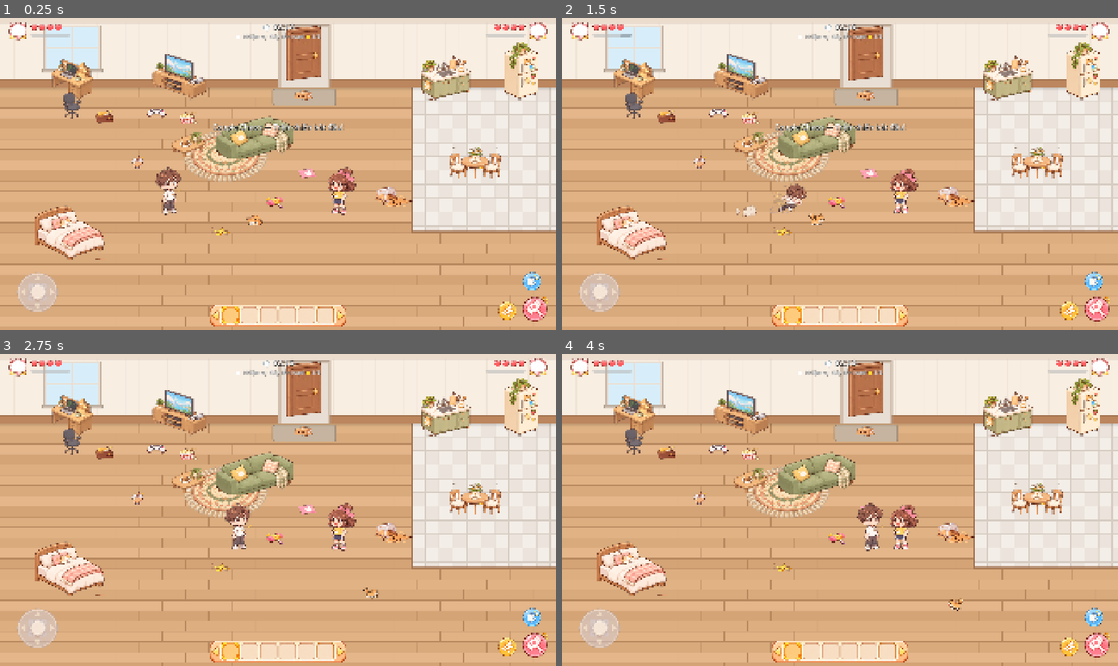
Above: before the commit, frames 1-4 (two rows, left to right).
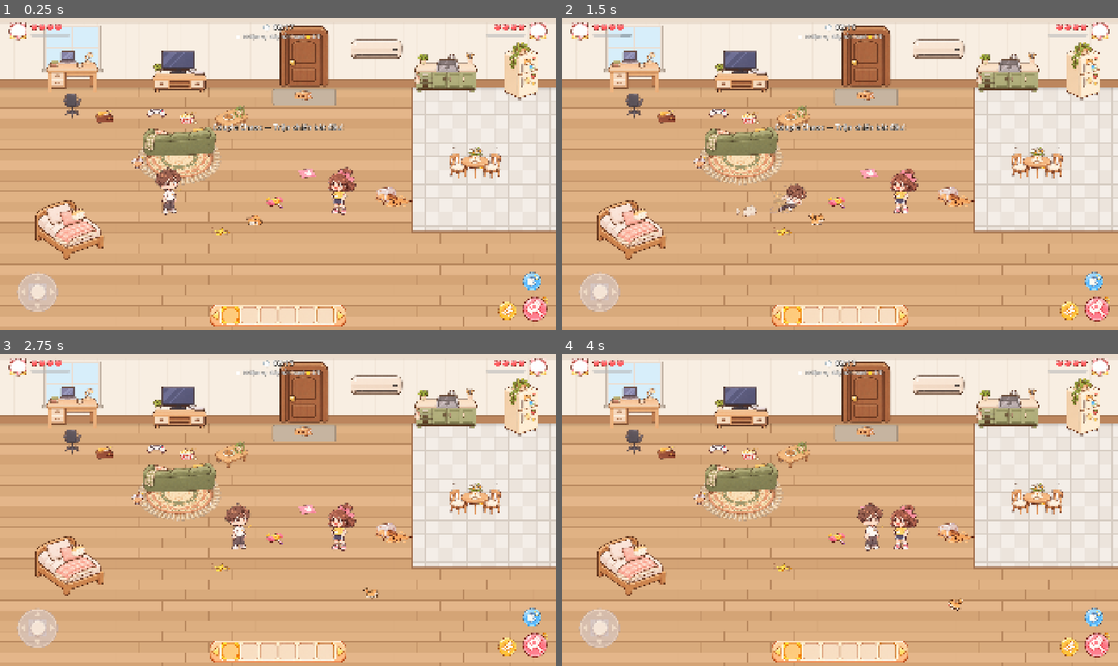
Above: after the commit, the same moments.

Repository: thanh-pham2k/couple-chaos
Game: Godot game, scene res://scenes/arena.tscn
Same seed, same stepped clock (60 frames per second), same inputs: the game is played once before the commit and once after it.
Inputs (mouse positions are in pixels of both pictures, inside the frame that each line leads up to):
- Up to frame 1 (0.25 s): no input
- Up to frame 2 (1.5 s): click (1095, 308) at 0.5 s; click (1067, 311) at 1.25 s
- Up to frame 3 (2.75 s): click (533, 616) at 2 s
- Up to frame 4 (4 s): move the mouse to (962, 494) at 2.77 s; hold D 2.78-3.5 s; click (962, 494) at 2.92 s; drag from (728, 525) to (967, 612) at 3.52 s

The runs differ from the first frame. In frame 1, 9.4% of the frame differs, in the area x 6-86%, y 2-78%; in frame 2, 9.5%; in frame 3, 9.6%; in frame 4, 9.6%.

Commit message:
Align modular furniture with room walls

Diff:
--- a/project.godot
+++ b/project.godot
@@ -50,8 +50,7 @@
 }
 p1_dash={
 "deadzone": 0.5,
-"events": [Object(InputEventKey,"resource_local_to_scene":fa …(140 unchanged characters)… d":false,"keycode":0,"physical_keycode":4194325,"key_label":0,"unicode":0,"echo":false,"script":null),
-Object(InputEventKey,"resource_local_to_scene":false,"resource_name":"","device":-1,"window_id":0,"alt_pressed":false,"shift_pressed":false,"ctrl_pressed":false,"meta_pressed":false,"pressed":false,"keycode":0,"physical_keycode":32,"key_label":0,"unicode":32,"echo":false,"script":null)
+"events": [Object(InputEventKey,"resource_local_to_scene":fa …(140 unchanged characters)… d":false,"keycode":0,"physical_keycode":32,"key_label":0,"unicode":32,"echo":false,"script":null)
 ]
 }
 p1_grab={
--- /dev/null
+++ b/scenes/aircon_front.tscn
@@ -0,0 +1,27 @@
+[gd_scene load_steps=5 format=3]
+
+[ext_resource type="Texture2D" path="res://assets/furniture/modular/front_aircon/body.png" id="1"]
+[ext_resource type="Texture2D" path="res://assets/furniture/modular/front_aircon/louver.png" id="2"]
+[ext_resource type="Texture2D" path="res://assets/furniture/modular/front_aircon/display.png" id="3"]
+[ext_resource type="Texture2D" path="res://assets/furniture/modular/front_aircon/remote.png" id="4"]
+
+[node name="WallAircon" type="Node2D"]
+
+[node name="Body" type="Sprite2D" parent="."]
+position = Vector2(0, -34.5)
+texture = ExtResource("1")
+
+[node name="Louver" type="Sprite2D" parent="."]
+visible = false
+position = Vector2(0, -15)
+texture = ExtResource("2")
+
+[node name="Display" type="Sprite2D" parent="."]
+visible = false
+position = Vector2(60, -35)
+texture = ExtResource("3")
+
+[node name="Remote" type="Sprite2D" parent="."]
+visible = false
+position = Vector2(115, -20)
+texture = ExtResource("4")
--- /dev/null
+++ b/scenes/aircon_modular.tscn
@@ -0,0 +1,27 @@
+[gd_scene load_steps=5 format=3]
+
+[ext_resource type="Texture2D" path="res://assets/furniture/modular/aircon_body.png" id="1_body"]
+[ext_resource type="Texture2D" path="res://assets/furniture/modular/aircon_louver.png" id="2_louver"]
+[ext_resource type="Texture2D" path="res://assets/furniture/modular/aircon_display.png" id="3_display"]
+[ext_resource type="Texture2D" path="res://assets/furniture/modular/aircon_remote.png" id="4_remote"]
+
+[node name="WallAircon" type="Node2D"]
+
+[node name="Body" type="Sprite2D" parent="."]
+position = Vector2(0, -51)
+texture = ExtResource("1_body")
+
+[node name="Louver" type="Sprite2D" parent="."]
+visible = false
+position = Vector2(-12, -25)
+texture = ExtResource("2_louver")
+
+[node name="Display" type="Sprite2D" parent="."]
+visible = false
+position = Vector2(38, -48)
+texture = ExtResource("3_display")
+
+[node name="Remote" type="Sprite2D" parent="."]
+visible = false
+position = Vector2(115, -25)
+texture = ExtResource("4_remote")
--- a/scenes/arena.tscn
+++ b/scenes/arena.tscn
@@ -9,10 +9,10 @@
 [ext_resource type="PackedScene" path="res://scenes/hud.tscn" id="7_hud"]
 [ext_resource type="PackedScene" path="res://scenes/touch_controls.tscn" id="8_touch"]
 
-[ext_resource type="Texture2D" path="res://assets/furniture/sofa.png" id="9_sofa"]
+[ext_resource type="Texture2D" path="res://assets/furniture/sofa_back.png" id="9_sofa"]
 [ext_resource type="Texture2D" path="res://assets/furniture/coffee_table.png" id="10_table"]
 [ext_resource type="Texture2D" path="res://assets/furniture/workstation.png" id="11_desk"]
-[ext_resource type="Texture2D" path="res://assets/furniture/office_chair.png" id="12_chair"]
+[ext_resource type="Texture2D" path="res://assets/furniture/office_chair_back.png" id="12_chair"]
 [ext_resource type="Texture2D" path="res://assets/furniture/tv_console.png" id="13_tv"]
 [ext_resource type="Texture2D" path="res://assets/furniture/rug.png" id="14_rug"]
 [ext_resource type="Texture2D" path="res://assets/furniture/fridge.png" id="15_fridge"]
@@ -20,6 +20,16 @@
 [ext_resource type="Texture2D" path="res://assets/furniture/counter.png" id="17_counter"]
 [ext_resource type="Texture2D" path="res://assets/furniture/dining_set.png" id="18_dining"]
 [ext_resource type="Texture2D" path="res://assets/furniture/entryway.png" id="19_door"]
+[ext_resource type="PackedScene" path="res://scenes/workstation_front.tscn" id="20_work"]
+[ext_resource type="PackedScene" path="res://scenes/tv_front.tscn" id="21_tv"]
+[ext_resource type="PackedScene" path="res://scenes/counter_front.tscn" id="22_counter"]
+[ext_resource type="PackedScene" path="res://scenes/bed_modular.tscn" id="23_bed"]
+[ext_resource type="PackedScene" path="res://scenes/door_modular.tscn" id="24_door"]
+[ext_resource type="PackedScene" path="res://scenes/aircon_front.tscn" id="25_aircon"]
+
+[sub_resource type="AtlasTexture" id="WallPatch"]
+atlas = ExtResource("2_bg")
+region = Rect2(1150, 24, 184, 218)
 
 [sub_resource type="RectangleShape2D" id="Wall_H"]
 size = Vector2(1920, 40)
@@ -56,6 +66,14 @@
 position = Vector2(960, 540)
 texture = ExtResource("2_bg")
 
+[node name="DoorWallPatch" type="Sprite2D" parent="."]
+z_index = -9
+position = Vector2(1050, 133)
+texture = SubResource("WallPatch")
+
+[node name="Aircon" parent="." instance=ExtResource("25_aircon")]
+position = Vector2(1300, 145)
+
 [node name="Boundaries" type="StaticBody2D" parent="."]
 collision_layer = 1
 collision_mask = 2
@@ -81,17 +99,15 @@
 
 [node name="Rug" type="Sprite2D" parent="YSortArena"]
 z_index = -1
-position = Vector2(780, 480)
+position = Vector2(620, 490)
 texture = ExtResource("14_rug")
 
 [node name="Workstation" type="StaticBody2D" parent="YSortArena"]
-position = Vector2(250, 285)
-collision_layer = 1
-collision_mask = 2
-
-[node name="Sprite2D" type="Sprite2D" parent="YSortArena/Workstation"]
-position = Vector2(0, -70)
-texture = ExtResource("11_desk")
+position = Vector2(250, 260)
+collision_layer = 1
+collision_mask = 2
+
+[node name="Visual" parent="YSortArena/Workstation" instance=ExtResource("20_work")]
 
 [node name="CollisionShape2D" type="CollisionShape2D" parent="YSortArena/Workstation"]
 position = Vector2(0, -20)
@@ -111,33 +127,22 @@
 shape = SubResource("Shape_Chair")
 
 [node name="TVConsole" type="StaticBody2D" parent="YSortArena"]
-position = Vector2(620, 285)
-collision_layer = 1
-collision_mask = 2
-
-[node name="Sprite2D" type="Sprite2D" parent="YSortArena/TVConsole"]
-position = Vector2(0, -80)
-texture = ExtResource("13_tv")
+position = Vector2(620, 260)
+collision_layer = 1
+collision_mask = 2
+
+[node name="Visual" parent="YSortArena/TVConsole" instance=ExtResource("21_tv")]
 
 [node name="CollisionShape2D" type="CollisionShape2D" parent="YSortArena/TVConsole"]
 position = Vector2(0, -20)
 shape = SubResource("Shape_Desk")
 
-[node name="Entryway" type="StaticBody2D" parent="YSortArena"]
-position = Vector2(1050, 220)
-collision_layer = 1
-collision_mask = 2
-
-[node name="Sprite2D" type="Sprite2D" parent="YSortArena/Entryway"]
-position = Vector2(0, -95)
-texture = ExtResource("19_door")
-
-[node name="CollisionShape2D" type="CollisionShape2D" parent="YSortArena/Entryway"]
-position = Vector2(0, -20)
-shape = SubResource("Shape_Table")
+[node name="Entryway" parent="YSortArena" instance=ExtResource("24_door")]
+position = Vector2(1050, 240)
+scale = Vector2(1.12, 1.12)
 
 [node name="CoffeeTable" type="StaticBody2D" parent="YSortArena"]
-position = Vector2(650, 485)
+position = Vector2(800, 395)
 collision_layer = 1
 collision_mask = 2
 
@@ -150,7 +155,7 @@
 shape = SubResource("Shape_Table")
 
 [node name="Sofa" type="StaticBody2D" parent="YSortArena"]
-position = Vector2(880, 490)
+position = Vector2(620, 490)
 collision_layer = 1
 collision_mask = 2
 
@@ -162,31 +167,11 @@
 position = Vector2(0, -22)
 shape = SubResource("Shape_Sofa")
 
-[node name="Bed" type="StaticBody2D" parent="YSortArena"]
+[node name="Bed" parent="YSortArena" instance=ExtResource("23_bed")]
 position = Vector2(240, 840)
-collision_layer = 1
-collision_mask = 2
-
-[node name="Sprite2D" type="Sprite2D" parent="YSortArena/Bed"]
-position = Vector2(0, -120)
-texture = ExtResource("16_bed")
-
-[node name="CollisionShape2D" type="CollisionShape2D" parent="YSortArena/Bed"]
-position = Vector2(0, -65)
-shape = SubResource("Shape_Bed")
-
-[node name="Counter" type="StaticBody2D" parent="YSortArena"]
-position = Vector2(1540, 285)
-collision_layer = 1
-collision_mask = 2
-
-[node name="Sprite2D" type="Sprite2D" parent="YSortArena/Counter"]
-position = Vector2(0, -75)
-texture = ExtResource("17_counter")
-
-[node name="CollisionShape2D" type="CollisionShape2D" parent="YSortArena/Counter"]
-position = Vector2(0, -22)
-shape = SubResource("Shape_Counter")
+
+[node name="Counter" parent="YSortArena" instance=ExtResource("22_counter")]
+position = Vector2(1540, 260)
 
 [node name="Fridge" type="StaticBody2D" parent="YSortArena"]
 position = Vector2(1800, 285)
--- /dev/null
+++ b/scenes/bed_modular.tscn
@@ -0,0 +1,39 @@
+[gd_scene load_steps=7 format=3]
+
+[ext_resource type="Texture2D" path="res://assets/furniture/modular/bed/frame.png" id="1"]
+[ext_resource type="Texture2D" path="res://assets/furniture/modular/bed/mattress.png" id="2"]
+[ext_resource type="Texture2D" path="res://assets/furniture/modular/bed/blanket.png" id="3"]
+[ext_resource type="Texture2D" path="res://assets/furniture/modular/bed/pillows.png" id="4"]
+[ext_resource type="Texture2D" path="res://assets/furniture/modular/bed/cat_pillow.png" id="5"]
+
+[sub_resource type="RectangleShape2D" id="BedFootprint"]
+size = Vector2(210, 130)
+
+[node name="Bed" type="StaticBody2D"]
+collision_layer = 1
+collision_mask = 2
+
+[node name="Frame" type="Sprite2D" parent="."]
+position = Vector2(0, -104.5)
+texture = ExtResource("1")
+
+[node name="Mattress" type="Sprite2D" parent="."]
+position = Vector2(0, -113)
+texture = ExtResource("2")
+
+[node name="Blanket" type="Sprite2D" parent="."]
+position = Vector2(20, -90)
+texture = ExtResource("3")
+
+[node name="Pillows" type="Sprite2D" parent="."]
+position = Vector2(-17, -158)
+texture = ExtResource("4")
+
+[node name="CatPillow" type="Sprite2D" parent="."]
+position = Vector2(31, -160)
+scale = Vector2(0.7, 0.7)
+texture = ExtResource("5")
+
+[node name="CollisionShape2D" type="CollisionShape2D" parent="."]
+position = Vector2(0, -65)
+shape = SubResource("BedFootprint")
--- /dev/null
+++ b/scenes/counter_front.tscn
@@ -0,0 +1,43 @@
+[gd_scene load_steps=8 format=3]
+
+[ext_resource type="Texture2D" path="res://assets/furniture/modular/front_kitchen/cabinet.png" id="1"]
+[ext_resource type="Texture2D" path="res://assets/furniture/modular/front_kitchen/sink.png" id="2"]
+[ext_resource type="Texture2D" path="res://assets/furniture/modular/front_kitchen/faucet.png" id="3"]
+[ext_resource type="Texture2D" path="res://assets/furniture/modular/front_kitchen/towel.png" id="4"]
+[ext_resource type="Texture2D" path="res://assets/furniture/modular/front_kitchen/plant.png" id="5"]
+[ext_resource type="Texture2D" path="res://assets/furniture/modular/front_kitchen/utensils.png" id="6"]
+
+[sub_resource type="RectangleShape2D" id="CounterFootprint"]
+size = Vector2(190, 45)
+
+[node name="Counter" type="StaticBody2D"]
+collision_layer = 1
+collision_mask = 2
+
+[node name="Cabinet" type="Sprite2D" parent="."]
+position = Vector2(0, -51.5)
+texture = ExtResource("1")
+
+[node name="Faucet" type="Sprite2D" parent="."]
+position = Vector2(24, -115)
+texture = ExtResource("3")
+
+[node name="Sink" type="Sprite2D" parent="."]
+position = Vector2(5, -91)
+texture = ExtResource("2")
+
+[node name="Towel" type="Sprite2D" parent="."]
+position = Vector2(-98, -50)
+texture = ExtResource("4")
+
+[node name="Plant" type="Sprite2D" parent="."]
+position = Vector2(-79, -115)
+texture = ExtResource("5")
+
+[node name="Utensils" type="Sprite2D" parent="."]
+position = Vector2(82, -117)
+texture = ExtResource("6")
+
+[node name="CollisionShape2D" type="CollisionShape2D" parent="."]
+position = Vector2(0, -22)
+shape = SubResource("CounterFootprint")
--- /dev/null
+++ b/scenes/counter_modular.tscn
@@ -0,0 +1,38 @@
+[gd_scene load_steps=7 format=3]
+
+[ext_resource type="Texture2D" path="res://assets/furniture/modular/kitchen/cabinet.png" id="1"]
+[ext_resource type="Texture2D" path="res://assets/furniture/modular/kitchen/sink.png" id="2"]
+[ext_resource type="Texture2D" path="res://assets/furniture/modular/kitchen/faucet.png" id="3"]
+[ext_resource type="Texture2D" path="res://assets/furniture/modular/kitchen/plant.png" id="4"]
+[ext_resource type="Texture2D" path="res://assets/furniture/modular/kitchen/utensils.png" id="5"]
+
+[sub_resource type="RectangleShape2D" id="CounterFootprint"]
+size = Vector2(172, 45)
+
+[node name="Counter" type="StaticBody2D"]
+collision_layer = 1
+collision_mask = 2
+
+[node name="Cabinet" type="Sprite2D" parent="."]
+position = Vector2(0, -70)
+texture = ExtResource("1")
+
+[node name="Sink" type="Sprite2D" parent="."]
+position = Vector2(-5, -105)
+texture = ExtResource("2")
+
+[node name="Faucet" type="Sprite2D" parent="."]
+position = Vector2(31, -126)
+texture = ExtResource("3")
+
+[node name="Plant" type="Sprite2D" parent="."]
+position = Vector2(-68, -122)
+texture = ExtResource("4")
+
+[node name="Utensils" type="Sprite2D" parent="."]
+position = Vector2(72, -119)
+texture = ExtResource("5")
+
+[node name="CollisionShape2D" type="CollisionShape2D" parent="."]
+position = Vector2(0, -22)
+shape = SubResource("CounterFootprint")
--- /dev/null
+++ b/scenes/door_modular.tscn
@@ -0,0 +1,42 @@
+[gd_scene load_steps=7 format=3]
+
+[ext_resource type="Texture2D" path="res://assets/furniture/modular/door_frame.png" id="1_frame"]
+[ext_resource type="Texture2D" path="res://assets/furniture/modular/door_leaf.png" id="2_leaf"]
+[ext_resource type="Texture2D" path="res://assets/furniture/modular/door_knob.png" id="3_knob"]
+[ext_resource type="Texture2D" path="res://assets/furniture/modular/door_threshold.png" id="4_threshold"]
+[ext_resource type="Texture2D" path="res://assets/furniture/modular/door_mat.png" id="5_mat"]
+
+[sub_resource type="RectangleShape2D" id="DoorCollision"]
+size = Vector2(120, 35)
+
+[node name="Door" type="StaticBody2D"]
+collision_layer = 1
+collision_mask = 2
+
+[node name="DoorLeaf" type="Sprite2D" parent="."]
+position = Vector2(0, -81.5)
+texture = ExtResource("2_leaf")
+
+[node name="DoorFrame" type="Sprite2D" parent="."]
+z_index = 1
+position = Vector2(0, -95)
+texture = ExtResource("1_frame")
+
+[node name="DoorKnob" type="Sprite2D" parent="."]
+visible = false
+position = Vector2(-39, -95)
+texture = ExtResource("3_knob")
+
+[node name="Threshold" type="Sprite2D" parent="."]
+visible = false
+position = Vector2(0, -5)
+texture = ExtResource("4_threshold")
+
+[node name="Mat" type="Sprite2D" parent="."]
+visible = false
+position = Vector2(0, 35)
+texture = ExtResource("5_mat")
+
+[node name="CollisionShape2D" type="CollisionShape2D" parent="."]
+position = Vector2(0, -18)
+shape = SubResource("DoorCollision")
--- /dev/null
+++ b/scenes/tv_front.tscn
@@ -0,0 +1,29 @@
+[gd_scene load_steps=6 format=3]
+
+[ext_resource type="Texture2D" path="res://assets/furniture/modular/front_tv/console.png" id="1"]
+[ext_resource type="Texture2D" path="res://assets/furniture/modular/front_tv/screen.png" id="2"]
+[ext_resource type="Texture2D" path="res://assets/furniture/modular/front_tv/game_console.png" id="3"]
+[ext_resource type="Texture2D" path="res://assets/furniture/modular/front_tv/controller.png" id="4"]
+[ext_resource type="Texture2D" path="res://assets/furniture/modular/front_tv/plant.png" id="5"]
+
+[node name="TVFront" type="Node2D"]
+
+[node name="Screen" type="Sprite2D" parent="."]
+position = Vector2(-4, -105)
+texture = ExtResource("2")
+
+[node name="Console" type="Sprite2D" parent="."]
+position = Vector2(0, -33)
+texture = ExtResource("1")
+
+[node name="Plant" type="Sprite2D" parent="."]
+position = Vector2(-75, -82)
+texture = ExtResource("5")
+
+[node name="GameConsole" type="Sprite2D" parent="."]
+position = Vector2(68, -69)
+texture = ExtResource("3")
+
+[node name="Controller" type="Sprite2D" parent="."]
+position = Vector2(45, -72)
+texture = ExtResource("4")
--- /dev/null
+++ b/scenes/tv_modular.tscn
@@ -0,0 +1,29 @@
+[gd_scene load_steps=6 format=3]
+
+[ext_resource type="Texture2D" path="res://assets/furniture/modular/tv/console.png" id="1"]
+[ext_resource type="Texture2D" path="res://assets/furniture/modular/tv/screen.png" id="2"]
+[ext_resource type="Texture2D" path="res://assets/furniture/modular/tv/plant.png" id="3"]
+[ext_resource type="Texture2D" path="res://assets/furniture/modular/tv/game_console.png" id="4"]
+[ext_resource type="Texture2D" path="res://assets/furniture/modular/tv/controller.png" id="5"]
+
+[node name="tv_modular" type="Node2D"]
+
+[node name="Console" type="Sprite2D" parent="."]
+position = Vector2(0, -55)
+texture = ExtResource("1")
+
+[node name="Screen" type="Sprite2D" parent="."]
+position = Vector2(-6, -138)
+texture = ExtResource("2")
+
+[node name="Plant" type="Sprite2D" parent="."]
+position = Vector2(-66, -111)
+texture = ExtResource("3")
+
+[node name="GameConsole" type="Sprite2D" parent="."]
+position = Vector2(63, -88)
+texture = ExtResource("4")
+
+[node name="Controller" type="Sprite2D" parent="."]
+position = Vector2(43, -86)
+texture = ExtResource("5")
--- /dev/null
+++ b/scenes/workstation_front.tscn
@@ -0,0 +1,29 @@
+[gd_scene load_steps=6 format=3]
+
+[ext_resource type="Texture2D" path="res://assets/furniture/modular/front_workstation/desk.png" id="1"]
+[ext_resource type="Texture2D" path="res://assets/furniture/modular/front_workstation/laptop.png" id="2"]
+[ext_resource type="Texture2D" path="res://assets/furniture/modular/front_workstation/lamp.png" id="3"]
+[ext_resource type="Texture2D" path="res://assets/furniture/modular/front_workstation/mug.png" id="4"]
+[ext_resource type="Texture2D" path="res://assets/furniture/modular/front_workstation/books.png" id="5"]
+
+[node name="WorkstationFront" type="Node2D"]
+
+[node name="Desk" type="Sprite2D" parent="."]
+position = Vector2(0, -53.5)
+texture = ExtResource("1")
+
+[node name="Books" type="Sprite2D" parent="."]
+position = Vector2(-61, -100)
+texture = ExtResource("5")
+
+[node name="Laptop" type="Sprite2D" parent="."]
+position = Vector2(-15, -120)
+texture = ExtResource("2")
+
+[node name="Lamp" type="Sprite2D" parent="."]
+position = Vector2(58, -119)
+texture = ExtResource("3")
+
+[node name="Mug" type="Sprite2D" parent="."]
+position = Vector2(28, -96)
+texture = ExtResource("4")
--- /dev/null
+++ b/scenes/workstation_modular.tscn
@@ -0,0 +1,29 @@
+[gd_scene load_steps=6 format=3]
+
+[ext_resource type="Texture2D" path="res://assets/furniture/modular/workstation/desk.png" id="1"]
+[ext_resource type="Texture2D" path="res://assets/furniture/modular/workstation/books.png" id="2"]
+[ext_resource type="Texture2D" path="res://assets/furniture/modular/workstation/laptop.png" id="3"]
+[ext_resource type="Texture2D" path="res://assets/furniture/modular/workstation/lamp.png" id="4"]
+[ext_resource type="Texture2D" path="res://assets/furniture/modular/workstation/mug.png" id="5"]
+
+[node name="workstation_modular" type="Node2D"]
+
+[node name="Desk" type="Sprite2D" parent="."]
+position = Vector2(0, -69)
+texture = ExtResource("1")
+
+[node name="Books" type="Sprite2D" parent="."]
+position = Vector2(-50, -107)
+texture = ExtResource("2")
+
+[node name="Laptop" type="Sprite2D" parent="."]
+position = Vector2(-5, -112)
+texture = ExtResource("3")
+
+[node name="Lamp" type="Sprite2D" parent="."]
+position = Vector2(48, -108)
+texture = ExtResource("4")
+
+[node name="Mug" type="Sprite2D" parent="."]
+position = Vector2(33, -81)
+texture = ExtResource("5")
Binary file added: asset/archive/furniture_sources/source_aircon_front_atlas.png
Not shown, added: asset/archive/furniture_sources/source_aircon_front_atlas.png.import
Binary file added: asset/archive/furniture_sources/source_bed_atlas.png
Not shown, added: asset/archive/furniture_sources/source_bed_atlas.png.import
Binary file added: asset/archive/furniture_sources/source_entry_door_atlas.png
Not shown, added: asset/archive/furniture_sources/source_entry_door_atlas.png.import
Binary file added: asset/archive/furniture_sources/source_kitchen_front_atlas.png
Not shown, added: asset/archive/furniture_sources/source_kitchen_front_atlas.png.import
Binary file added: asset/archive/furniture_sources/source_kitchen_sink_atlas.png
Not shown, added: asset/archive/furniture_sources/source_kitchen_sink_atlas.png.import
Binary file added: asset/archive/furniture_sources/source_office_chair_back.png
Not shown, added: asset/archive/furniture_sources/source_office_chair_back.png.import
(and 117 more such lines)
